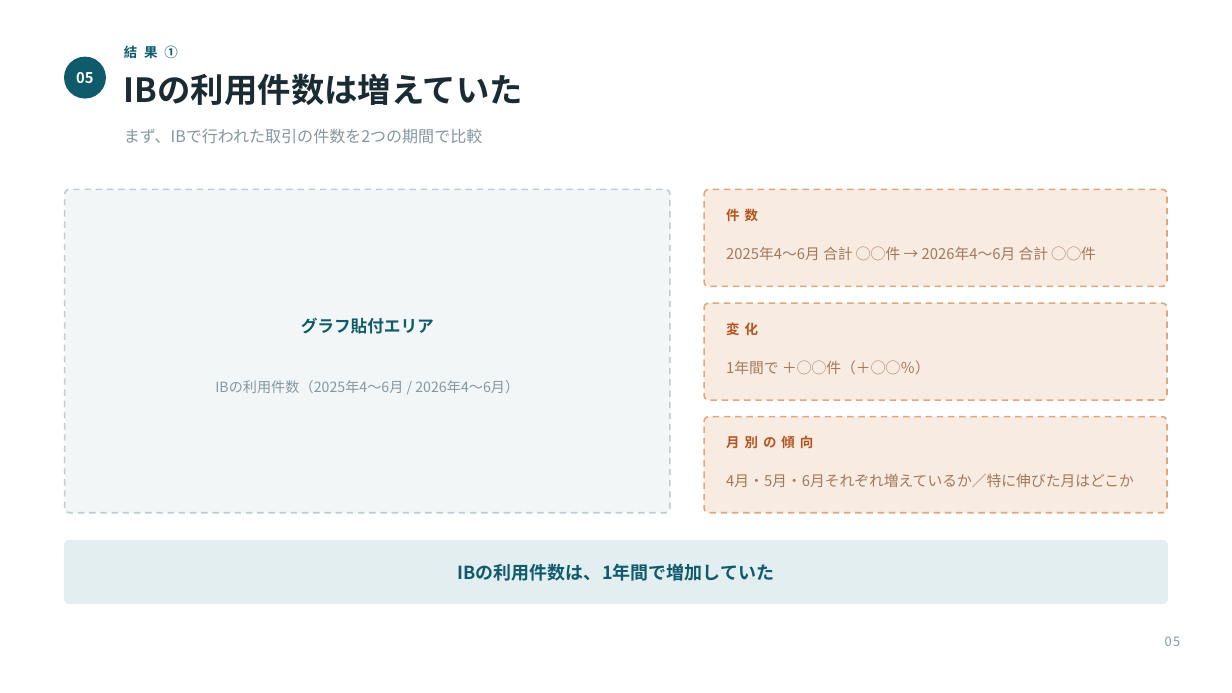
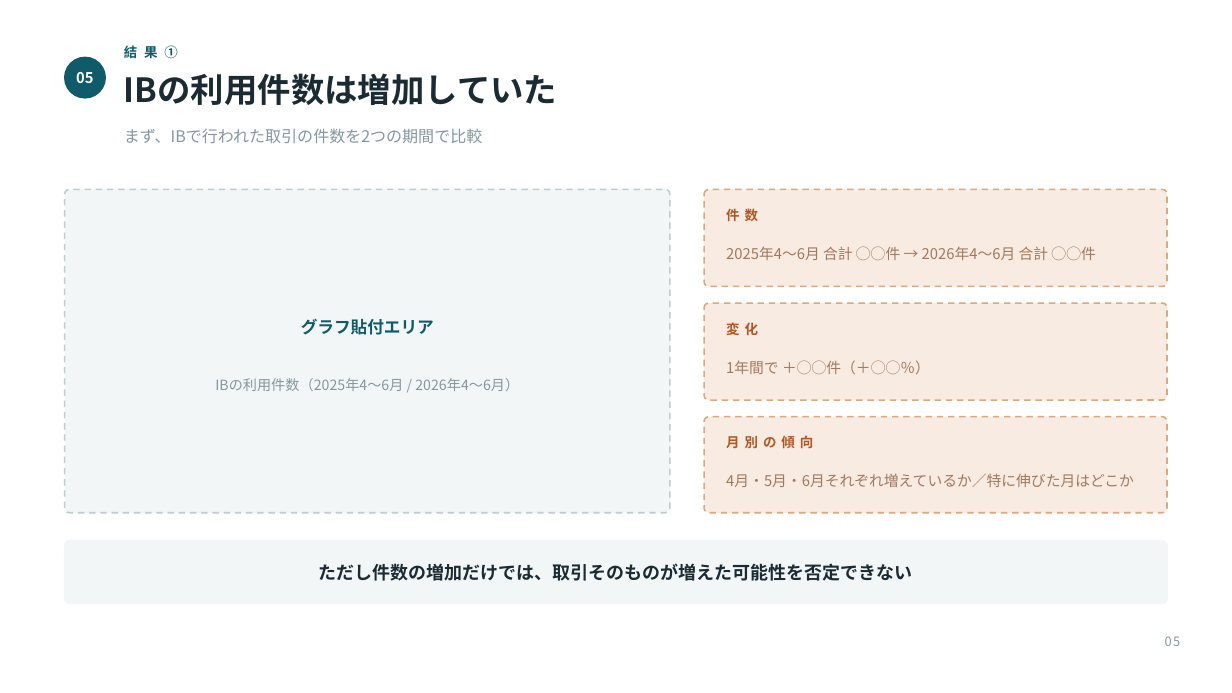
Before and after one commit to takumi66666/my-website, a slide deck: slide 5 of presentation/DYNATREK_成果発表.pptx. Drawn at 1232x693 pixels with LibreOffice and Linux fonts; fonts in the diff are those of the drawing. Boxes give left, top, right and bottom in pixels: in the first picture for what was removed or moved away, otherwise in the second. Text is boxed around its words. In the diff, an @@ line names an element or a change of style, - is before the commit and + after.

```diff
--- a/presentation/DYNATREK_成果発表.pptx
+++ b/presentation/DYNATREK_成果発表.pptx
@@ text at (124,73,557,105): text changed @@
-IBの利用件数は増えていた
+IBの利用件数は増加していた
@@ rounded rectangle at (65,541,1167,604): fill #E2EEF0 to #F3F6F7; outline #E2EEF0 1 pt to #F3F6F7 1 pt @@
@@ text at (319,563,913,581): text changed; text colour #0F5A6B to #1A2B33 @@
-IBの利用件数は、1年間で増加していた
+ただし件数の増加だけでは、取引そのものが増えた可能性を否定できない
```
Also in this commit, not shown: 7 other slides changed, 1 other file.
